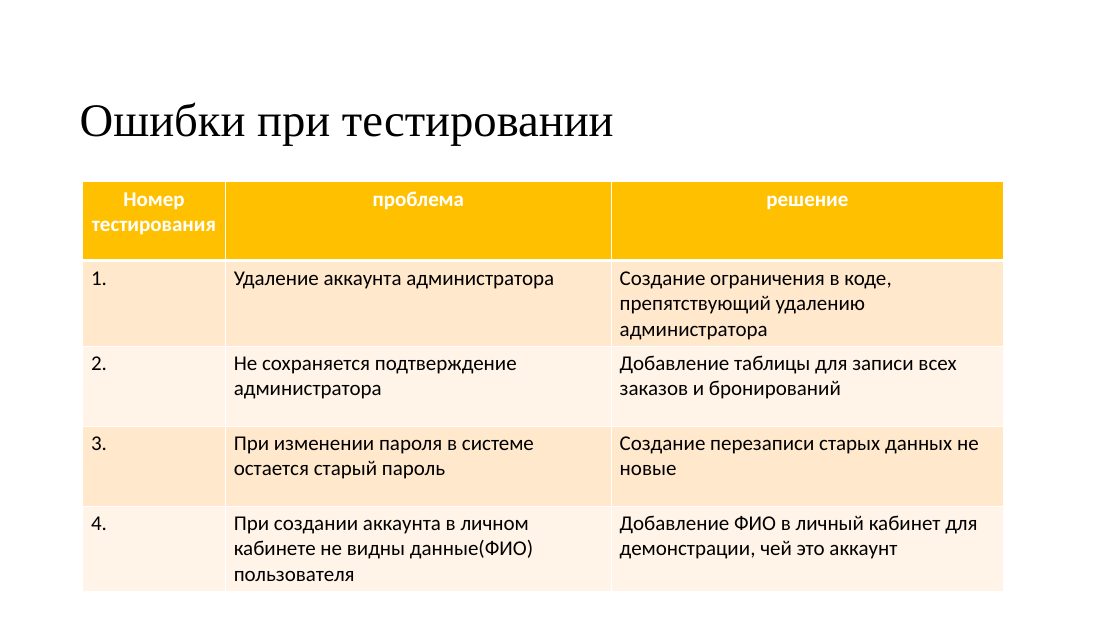
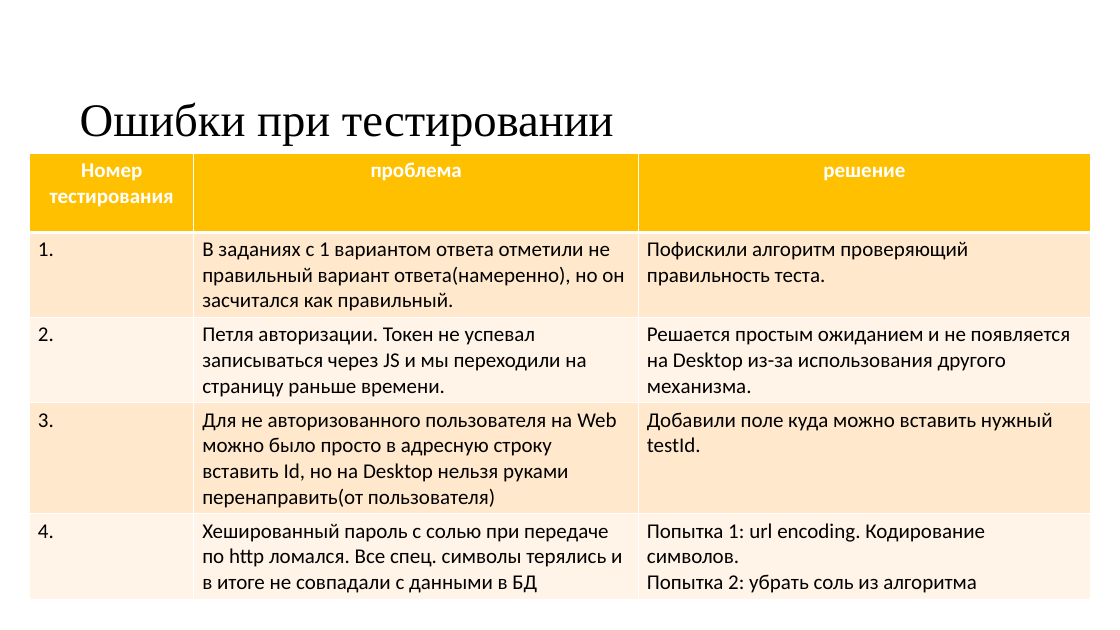
Before and after one commit to KayzelW/FelineX, a slide deck: slide 12 of DOCS/FelineX Грибова.pptx. Drawn at 1120x630 pixels with LibreOffice and Linux fonts; fonts in the diff are those of the drawing; background and template pictures are left out. Boxes give left, top, right and bottom in pixels: in the first picture for what was removed or moved away, otherwise in the second. Text is boxed around its words. In the diff, an @@ line names an element or a change of style, - is before the commit and + after.

```diff
--- a/DOCS/FelineX Грибова.pptx
+++ b/DOCS/FelineX Грибова.pptx
@@ table at <box>29,154,1091,597</box> @@
-row 2, column 2: Удаление аккаунта администратора
+row 2, column 2: В заданиях с 1 вариантом ответа отметили не правильный вариант ответа(намеренно), но он засчитался как правильный.
-row 2, column 3: Создание ограничения в коде, препятствующий удалению администратора
+row 2, column 3: Пофискили алгоритм проверяющий правильность теста.
-row 3, column 2: Не сохраняется подтверждение администратора
+row 3, column 2: Петля авторизации. Токен не успевал записываться через JS и мы переходили на страницу раньше времени.
-row 3, column 3: Добавление таблицы для записи всех заказов и бронирований
+row 3, column 3: Решается простым ожиданием и не появляется на Desktop из-за использования другого механизма.
-row 4, column 2: При изменении пароля в системе остается старый пароль
+row 4, column 2: Для не авторизованного пользователя на Web можно было просто в адресную строку вставить Id, но на Desktop нельзя руками перенаправить(от пользователя)
-row 4, column 3: Создание перезаписи старых данных не новые
+row 4, column 3: Добавили поле куда можно вставить нужный testId.
-row 5, column 2: При создании аккаунта в личном кабинете не видны данные(ФИО) пользователя
+row 5, column 2: Хешированный пароль с солью при передаче по http ломался. Все спец. символы терялись и в итоге не совпадали с данными в БД
-row 5, column 3: Добавление ФИО в личный кабинет для демонстрации, чей это аккаунт
+row 5, column 3: Попытка 1: url encoding. Кодирование символов. / Попытка 2: убрать соль из алгоритма
@@ table: place and size @@
-table at <box>82,182,1003,589</box>
+table at <box>29,154,1091,597</box>
```
Also in this commit, not shown: 1 other slide changed.
